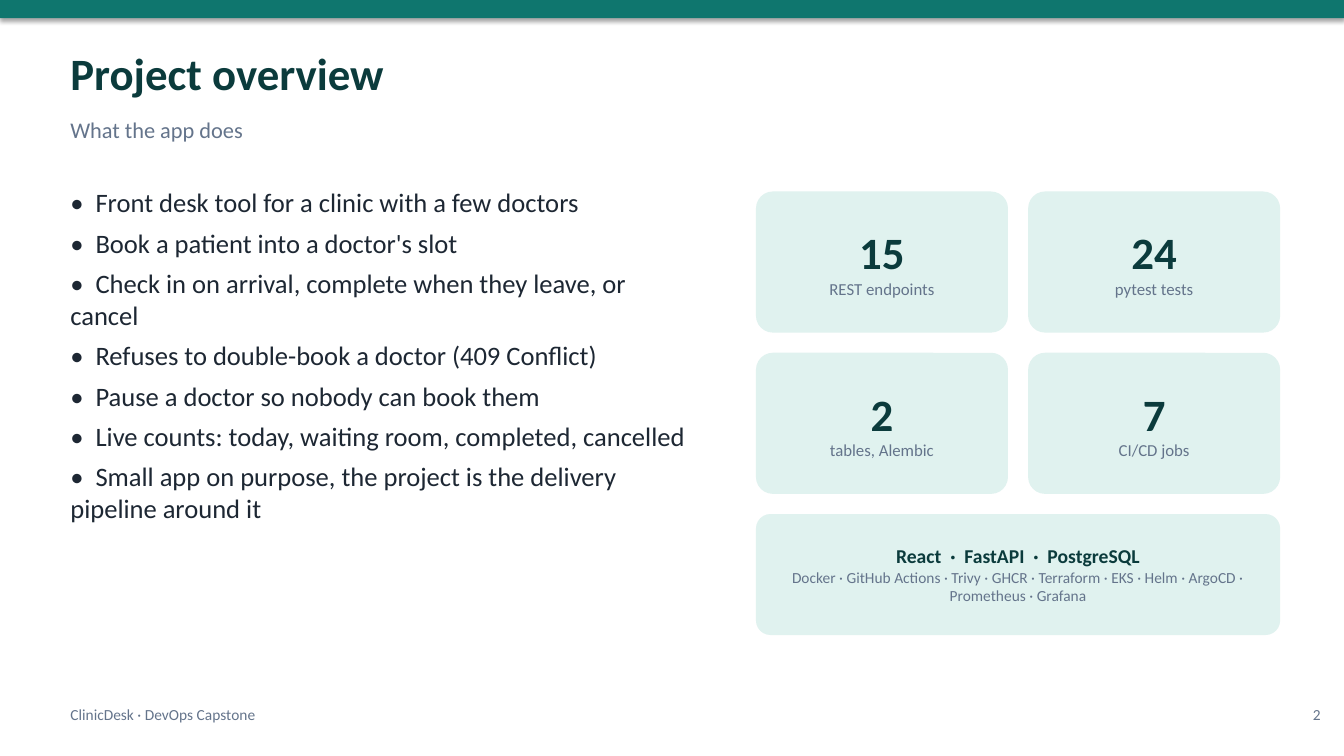
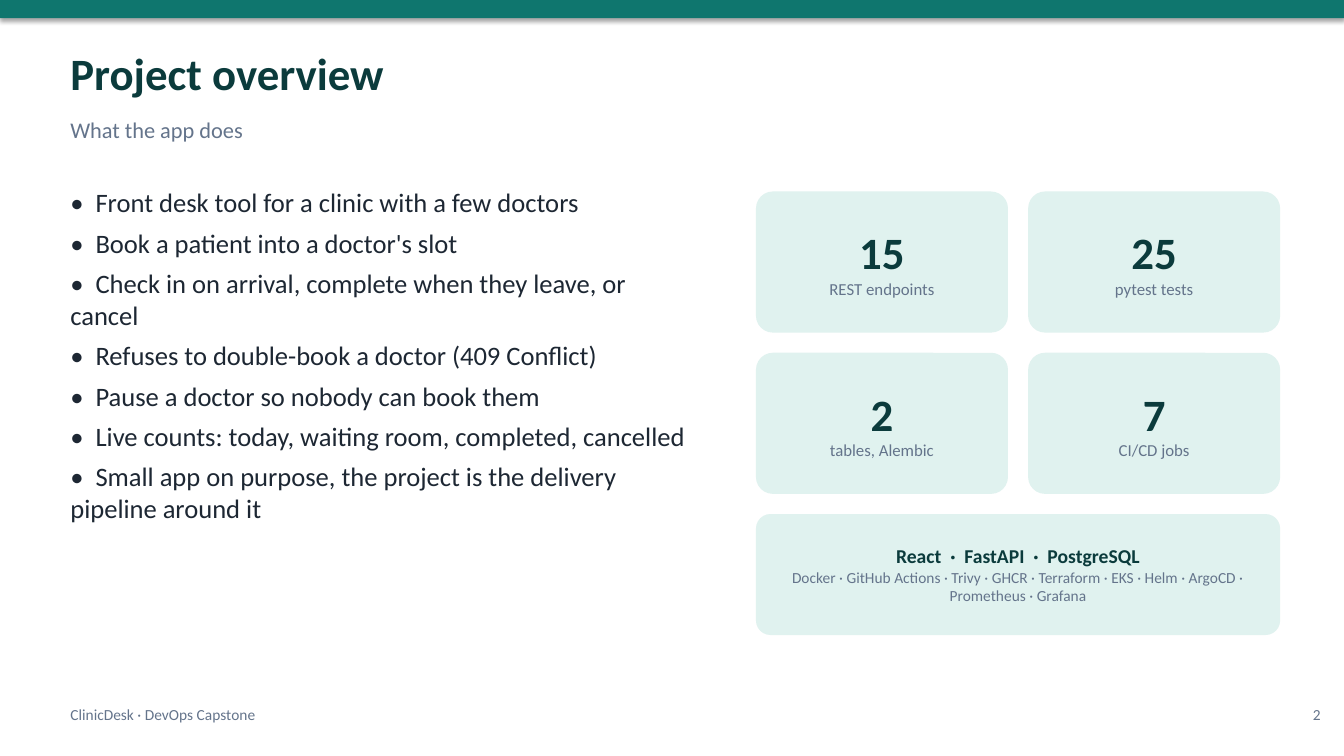
Before and after one commit to RJSIN147/DevopsCapstoneProject, a slide deck: slide 2 of demo/ClinicDesk-Capstone.pptx. Drawn at 1344x756 pixels with LibreOffice and Linux fonts; fonts in the diff are those of the drawing. Boxes give left, top, right and bottom in pixels: in the first picture for what was removed or moved away, otherwise in the second. Text is boxed around its words. In the diff, an @@ line names an element or a change of style, - is before the commit and + after.

Commit message:
Update docs and slides for clinic timezone and latest pipeline run

```diff
--- a/demo/ClinicDesk-Capstone.pptx
+++ b/demo/ClinicDesk-Capstone.pptx
@@ text in rounded rectangle at bbox=[1131, 239, 1176, 270]: text changed @@
-24
+25
```
Also in this commit, not shown: 2 other files.
